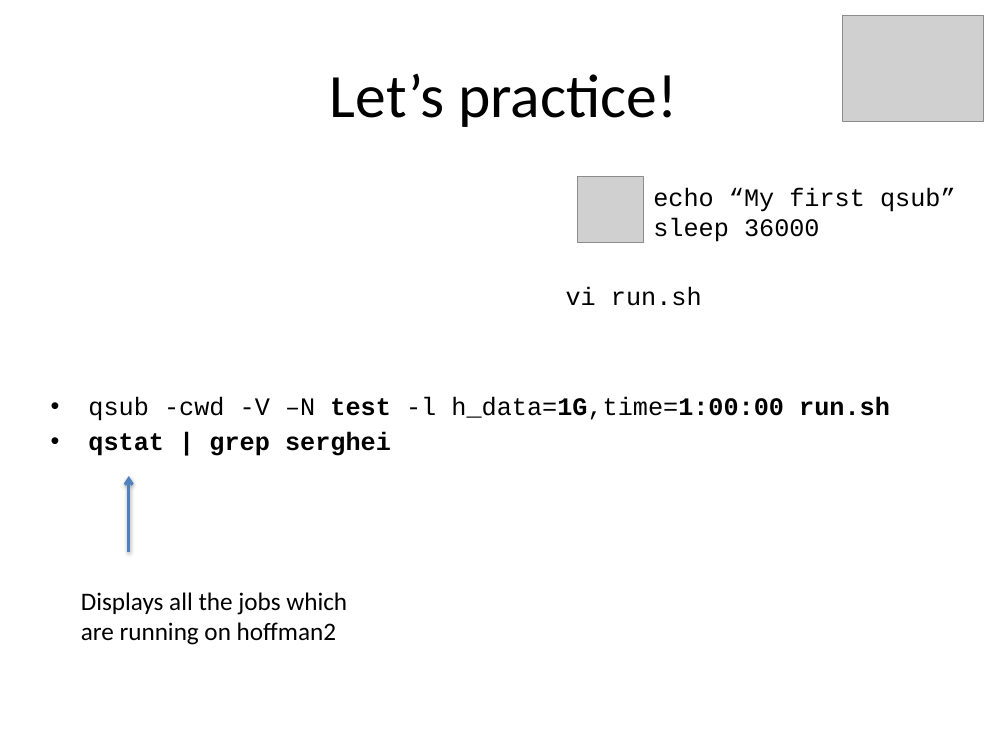
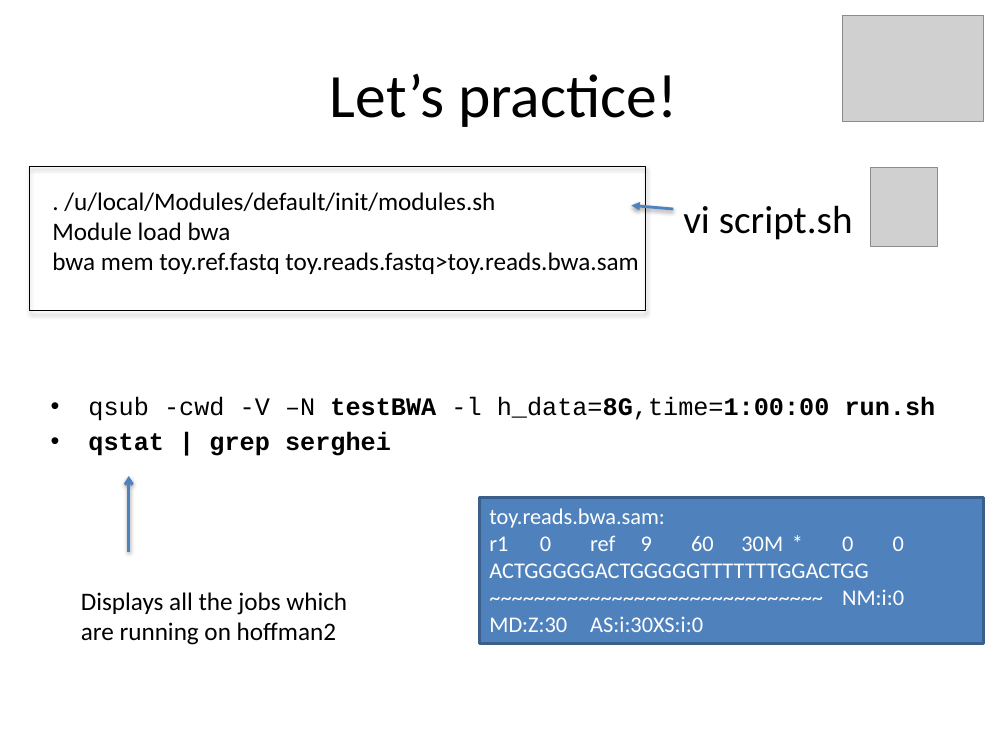
Before and after one commit to QCB-Collaboratory/W1.UNIX.command.line, a slide deck: slide 29 of workshop.slides/day3_Unix.pptx. Drawn at 1008x756 pixels with LibreOffice and Linux fonts; fonts in the diff are those of the drawing; grey boxes stand for pictures. Boxes give left, top, right and bottom in pixels: in the first picture for what was removed or moved away, otherwise in the second. Text is boxed around its words. In the diff, an @@ line names an element or a change of style, - is before the commit and + after.

```diff
--- a/workshop.slides/day3_Unix.pptx
+++ b/workshop.slides/day3_Unix.pptx
@@ rectangle added at <box>29,167,645,311</box>, outline #000000 0.75 pt @@
@@ picture removed at <box>578,176,643,242</box> @@
@@ picture added at <box>871,168,938,247</box> @@
@@ text added at <box>52,192,638,274</box>, 18 pt, text #000000 @@
+. /u/local/Modules/default/init/modules.sh
+Module load bwa
+bwa mem toy.ref.fastq toy.reads.fastq>toy.reads.bwa.sam
@@ arrow added from (673, 209) to (631, 206), #4F81BD 2 pt @@
@@ text removed at <box>653,188,956,242</box> @@
-echo “My first qsub”
-sleep 36000
@@ text at <box>683,205,853,240</box>: text changed; size 18 to 28 pt; font Courier New to Calibri @@
-vi run.sh
+vi script.sh
@@ text at <box>88,397,936,421</box>: text changed @@
-• qsub -cwd -V –N test -l h_data=1G,time=1:00:00 run.sh
+• qsub -cwd -V –N testBWA -l h_data=8G,time=1:00:00 run.sh
@@ rectangle added at <box>480,498,984,644</box>, fill #4F81BD, outline #3A5F8C 2 pt, 16 pt, text #FFFFFF @@
+toy.reads.bwa.sam:
+r1 0 ref 9 60 30M * 0 0 ACTGGGGGACTGGGGGTTTTTTTGGACTGG ~~~~~~~~~~~~~~~~~~~~~~~~~~~~~~ NM:i:0 MD:Z:30 AS:i:30XS:i:0
```
Also in this commit, not shown: 4 other slides changed, 1 slide removed, 4 other files.
